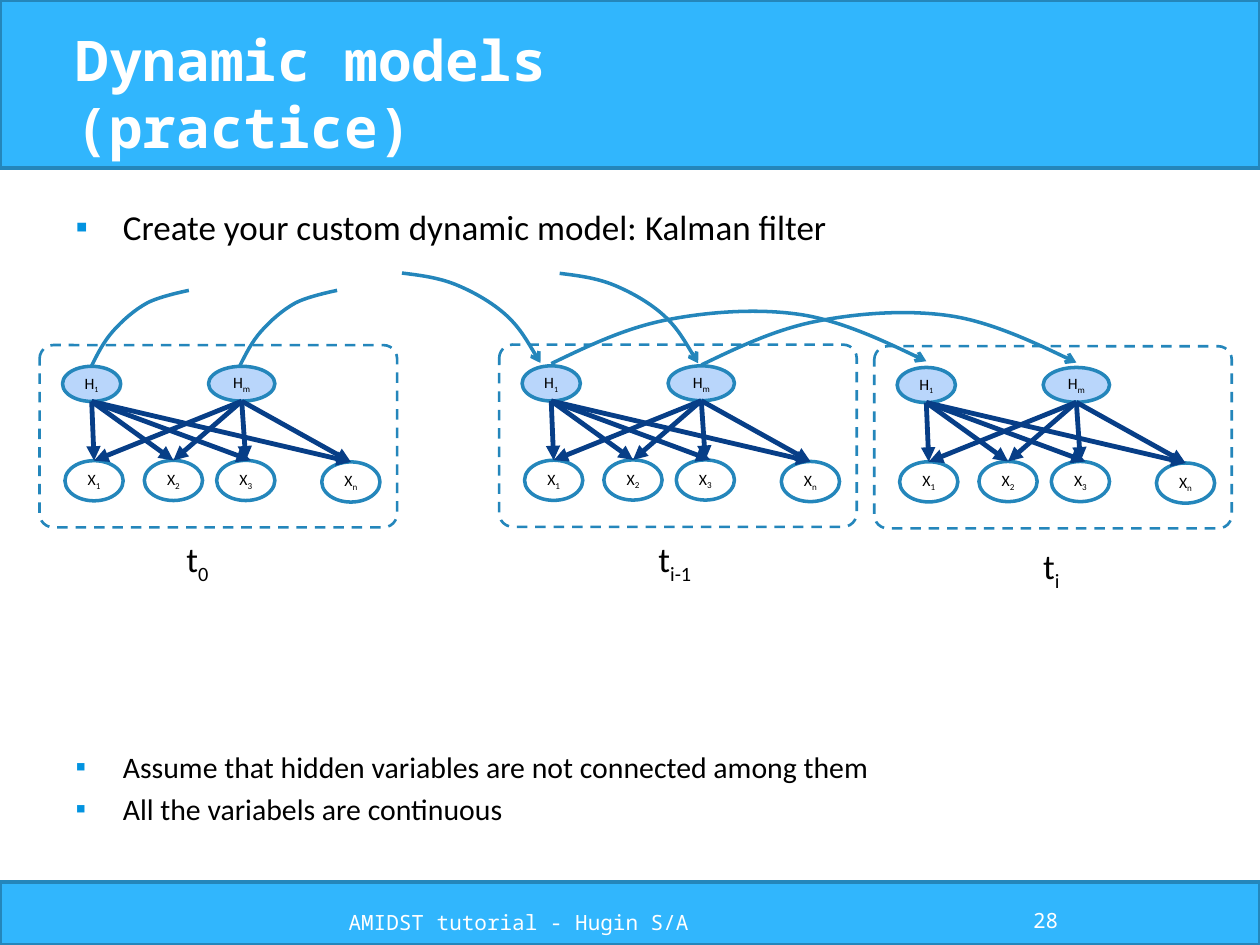
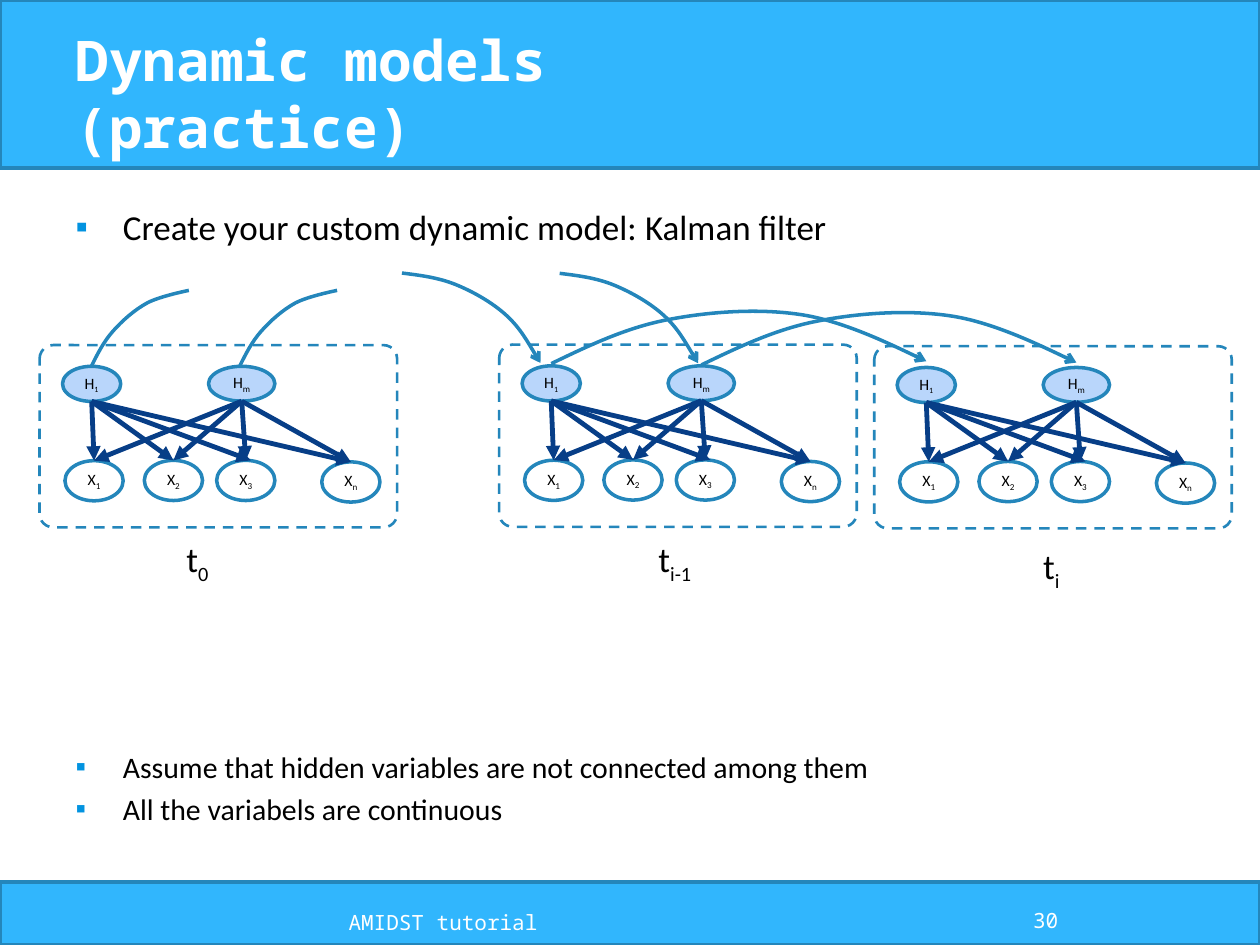
Before and after one commit to amidst/tutorial, a slide deck: slide 30 of doc/slides/AMIDST_slides.pptx (slide 28 before the commit). Drawn at 1260x945 pixels with LibreOffice and Linux fonts; fonts in the diff are those of the drawing; background and template pictures are left out. Boxes give left, top, right and bottom in pixels: in the first picture for what was removed or moved away, otherwise in the second. Text is boxed around its words. In the diff, an @@ line names an element or a change of style, - is before the commit and + after.

```diff
--- a/doc/slides/AMIDST_slides.pptx
+++ b/doc/slides/AMIDST_slides.pptx
@@ text at bbox=[349, 914, 538, 930]: text changed @@
-AMIDST tutorial - Hugin S/A
+AMIDST tutorial
@@ page number at bbox=[1033, 913, 1058, 928]: text changed @@
-28
+30
```
Also in this commit, not shown: 30 other slides changed, 1 slide added, 23 other files.
